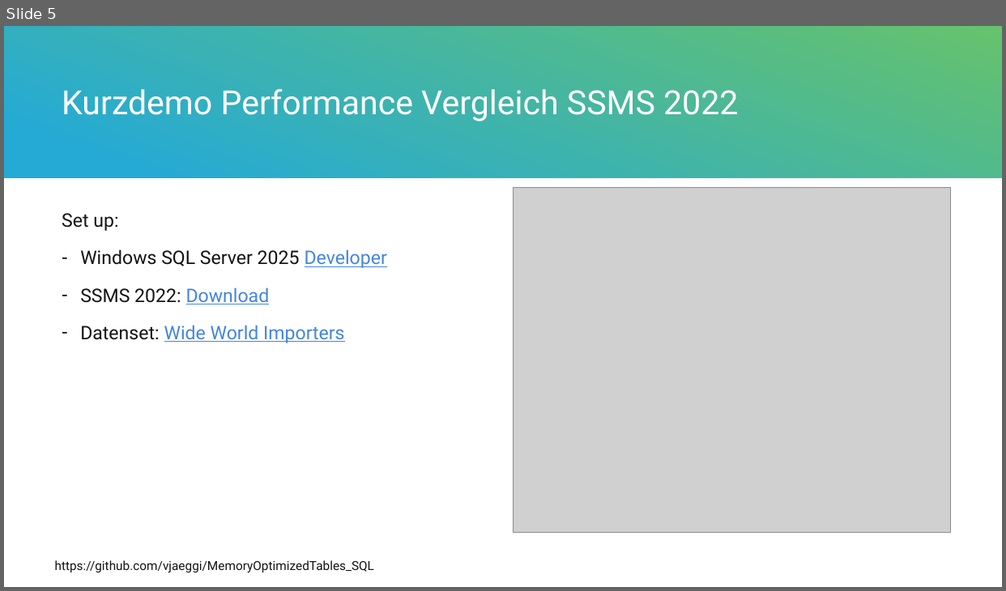
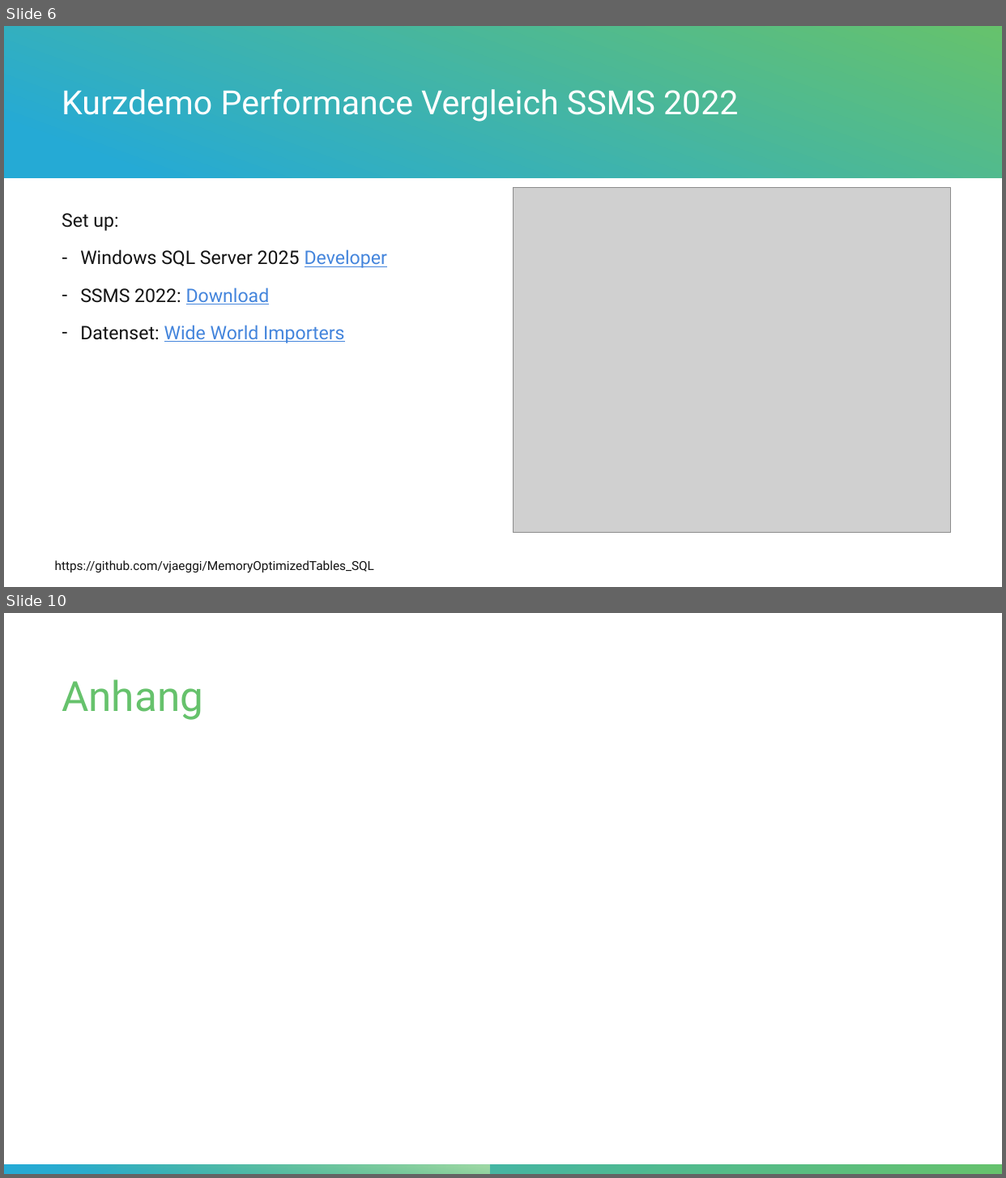
Before and after one commit to vjaeggi/MemoryOptimizedTables_SQL, a slide deck: presentation/MemoryOptimizedTables_SQLDatenbanken.pptx. Shown one above the other, each under a label of ours: slide 5 before the commit, slides 6 and 10 after it; the slides between them are not shown. The pictures are 1006x591 and 1006x1178 pixels, drawn with LibreOffice and Linux fonts; fonts in the diff are those of the drawing; grey boxes stand for pictures. Boxes give left, top, right and bottom in pixels: in the first picture for what was removed or moved away, otherwise in the second. Text is boxed around its words. In the diff, an @@ line names an element or a change of style, - is before the commit and + after.

```diff
--- a/presentation/MemoryOptimizedTables_SQLDatenbanken.pptx
+++ b/presentation/MemoryOptimizedTables_SQLDatenbanken.pptx
@@ slide 10 added at [4,613,1002,1174], background #FFFFFF @@
@@ title added at [62,679,203,720], 40 pt, text gradient #66C26C to #25AAD5 @@
+Anhang
@@ rectangle added at [4,1165,1002,1174], fill gradient #66C26C to #25AAD5 @@
@@ rectangle added at [4,1165,488,1174], fill gradient #66C26C to #A3DAA7 @@
@@ what was slide 5 is now slide 6 @@
```
Also in this commit, not shown: 4 slides changed, 2 other slides added, 2 slides removed, 3 other files.
